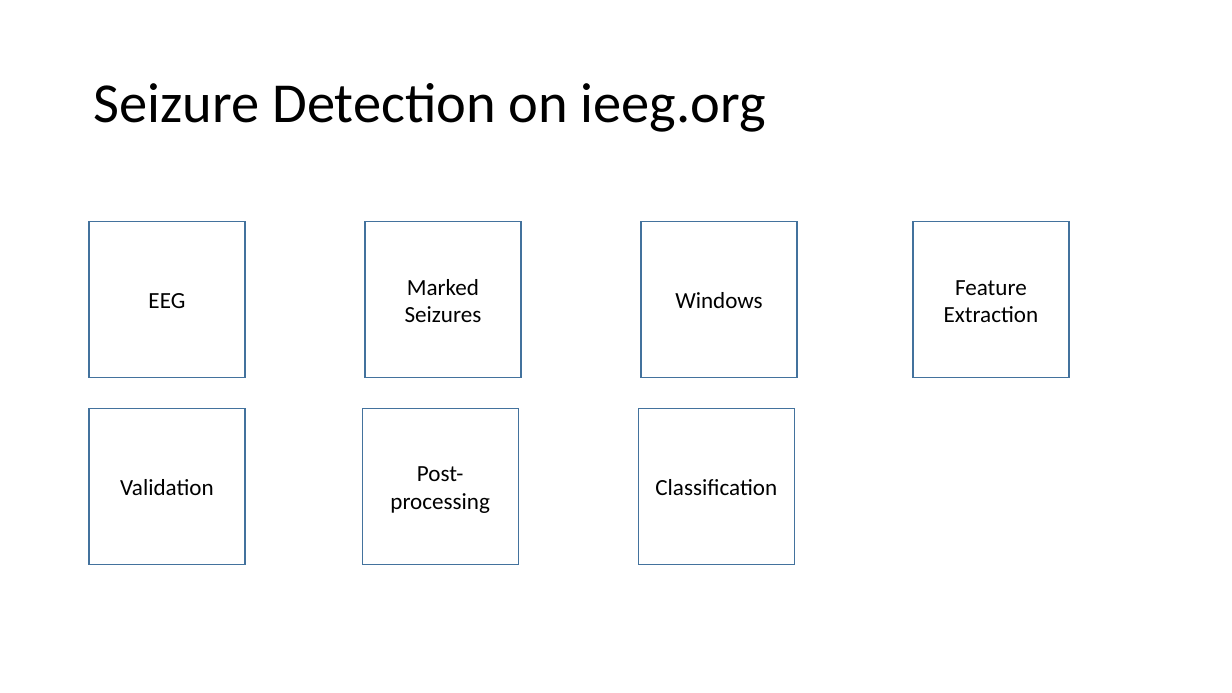
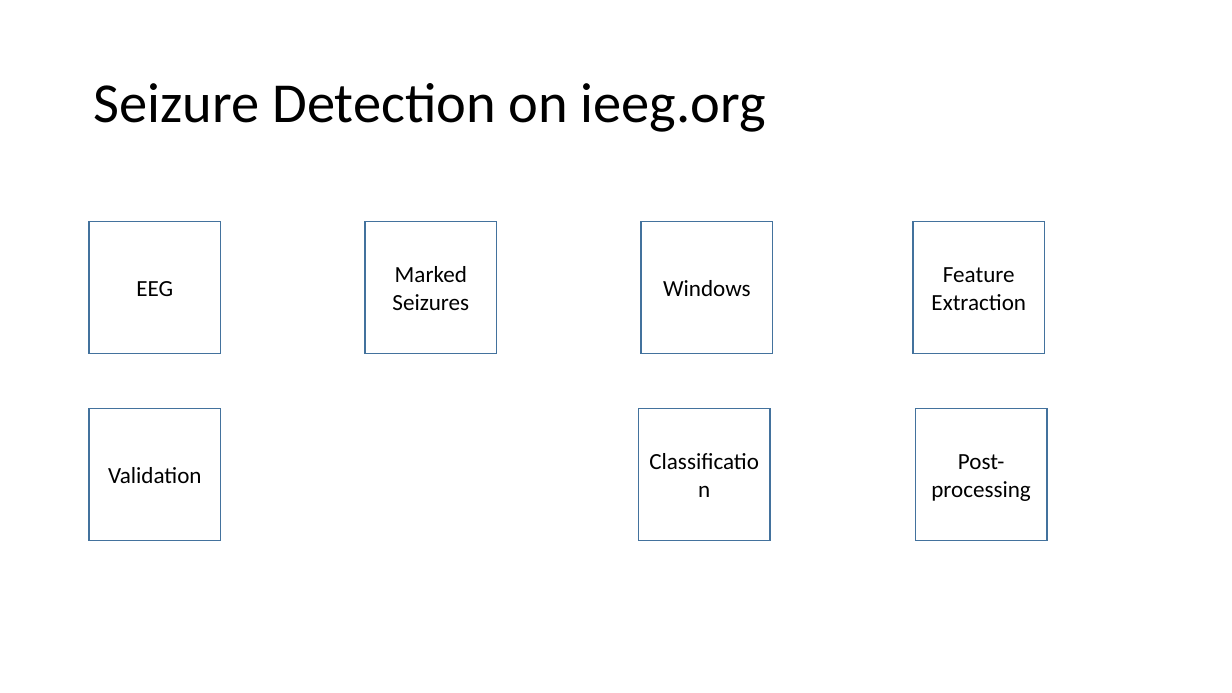
Before and after one commit to hoameng/AES2016WorkshopMaterials, a slide deck: slide 7 of Introduction.pptx (slide 6 before the commit). Drawn at 1232x693 pixels with LibreOffice and Linux fonts; fonts in the diff are those of the drawing. Boxes give left, top, right and bottom in pixels: in the first picture for what was removed or moved away, otherwise in the second. Text is boxed around its words. In the diff, an @@ line names an element or a change of style, - is before the commit and + after.

```diff
--- a/Introduction.pptx
+++ b/Introduction.pptx
@@ rectangle "EEG": place and size @@
-rectangle "EEG" at box(89, 222, 245, 378)
+rectangle "EEG" at box(89, 222, 221, 354)
@@ rectangle "Marked Seizures": place and size @@
-rectangle "Marked Seizures" at box(365, 222, 521, 378)
+rectangle "Marked Seizures" at box(365, 222, 497, 354)
@@ rectangle "Windows": place and size @@
-rectangle "Windows" at box(641, 222, 798, 378)
+rectangle "Windows" at box(641, 222, 774, 354)
@@ rectangle "Feature Extraction": place and size @@
-rectangle "Feature Extraction" at box(913, 222, 1069, 378)
+rectangle "Feature Extraction" at box(913, 222, 1045, 354)
@@ rectangle "Validation": place and size @@
-rectangle "Validation" at box(89, 409, 245, 565)
+rectangle "Validation" at box(89, 409, 221, 541)
@@ rectangle "Classification": place and size @@
-rectangle "Classification" at box(639, 409, 795, 565)
+rectangle "Classification" at box(639, 409, 771, 541)
@@ rectangle "Post-processing": place and size @@
-rectangle "Post-processing" at box(362, 409, 518, 565)
+rectangle "Post-processing" at box(916, 409, 1048, 541)
```
Also in this commit, not shown: 1 other slide changed, 4 slides added, 1 slide removed, 4 other files.
